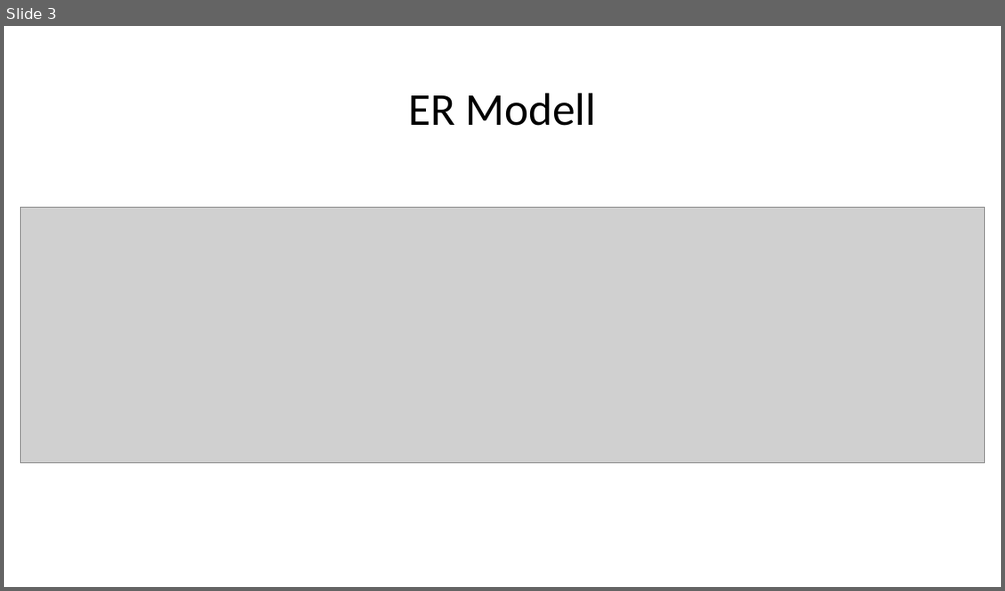
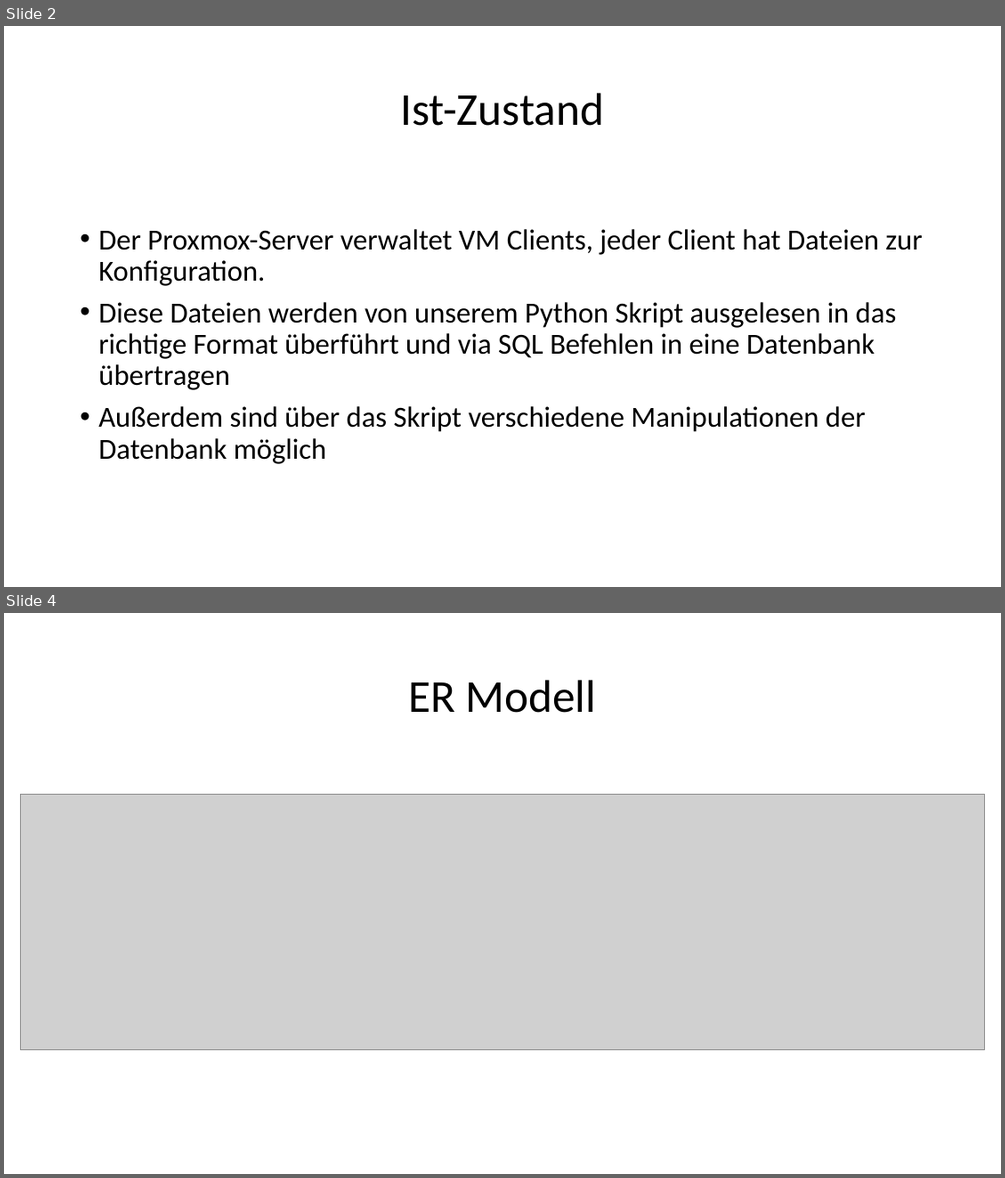
Before and after one commit to JustnowX/SQL-Python-Projekt, a slide deck: projekt/Präsentation1.pptx. Shown one above the other, each under a label of ours: slide 3 before the commit, slides 2 and 4 after it; the slides between them are not shown. The pictures are 1005x591 and 1005x1178 pixels, drawn with LibreOffice and Linux fonts; fonts in the diff are those of the drawing; grey boxes stand for pictures. Boxes give left, top, right and bottom in pixels: in the first picture for what was removed or moved away, otherwise in the second. Text is boxed around its words. In the diff, an @@ line names an element or a change of style, - is before the commit and + after.

```diff
--- a/projekt/Präsentation1.pptx
+++ b/projekt/Präsentation1.pptx
@@ slide 2 added at bbox=[4, 26, 1001, 587], background #FFFFFF @@
@@ title added at bbox=[400, 93, 604, 126], 44 pt, text #000000 @@
+Ist-Zustand
@@ text added at bbox=[98, 229, 922, 464], 28 pt, text #000000 @@
+• Der Proxmox-Server verwaltet VM Clients, jeder Client hat Dateien zur Konfiguration.
+• Diese Dateien werden von unserem Python Skript ausgelesen in das richtige Format überführt und via SQL Befehlen in eine Datenbank übertragen
+• Außerdem sind über das Skript verschiedene Manipulationen der Datenbank möglich
@@ what was slide 3 is now slide 4 @@
```
Also in this commit, not shown: 2 slides changed, 2 other files.
